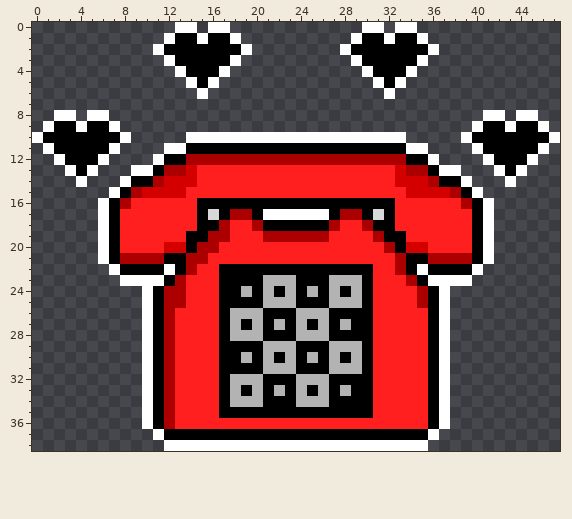
A pixel-art sprite gets an edit: image/phone.png. The picture above was drawn from the file before the commit.
The file is 48x39 pixels.
After:
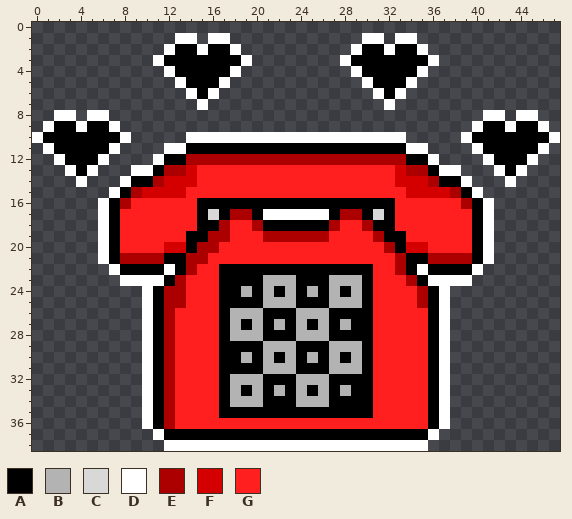
Palette (. is transparent): A #000000  B #b3b3b3  C #d8d8d8  D #ffffff  E #ac0000  F #d40000  G #ff1f1f
Edits made:
The author changed colour D to colour A in row 3 at x 12, 18, 29 and 35; in row 4 at x 13, 17, 30 and 34; in row 5 at x 14, 16, 31 and 33; in row 6 at x 15 and 32.
Colour D now appears in row 3 at x 11, 19, 28 and 36; in row 4 at x 12, 18, 29 and 35; in row 5 at x 13, 17, 30 and 34; in row 6 at x 14, 16, 31 and 33; in row 7 at x 15 and 32.
The author changed colour A to colour D in row 1 at x 13 to 14, 16 to 17, 30 to 31 and 33 to 34; in row 2 at x 12, 15, 18, 29, 32 and 35.
The edit erases colour D in row 0 at x 13 to 14, 16 to 17, 30 to 31 and 33 to 34; in row 1 at x 12, 15, 18, 29, 32 and 35; in row 2 at x 11, 19, 28 and 36.
Where, in picture pixels (left, top, right, bottom), the same in both pictures:
changed: (153, 22, 252, 110)
changed: (340, 22, 439, 110)
